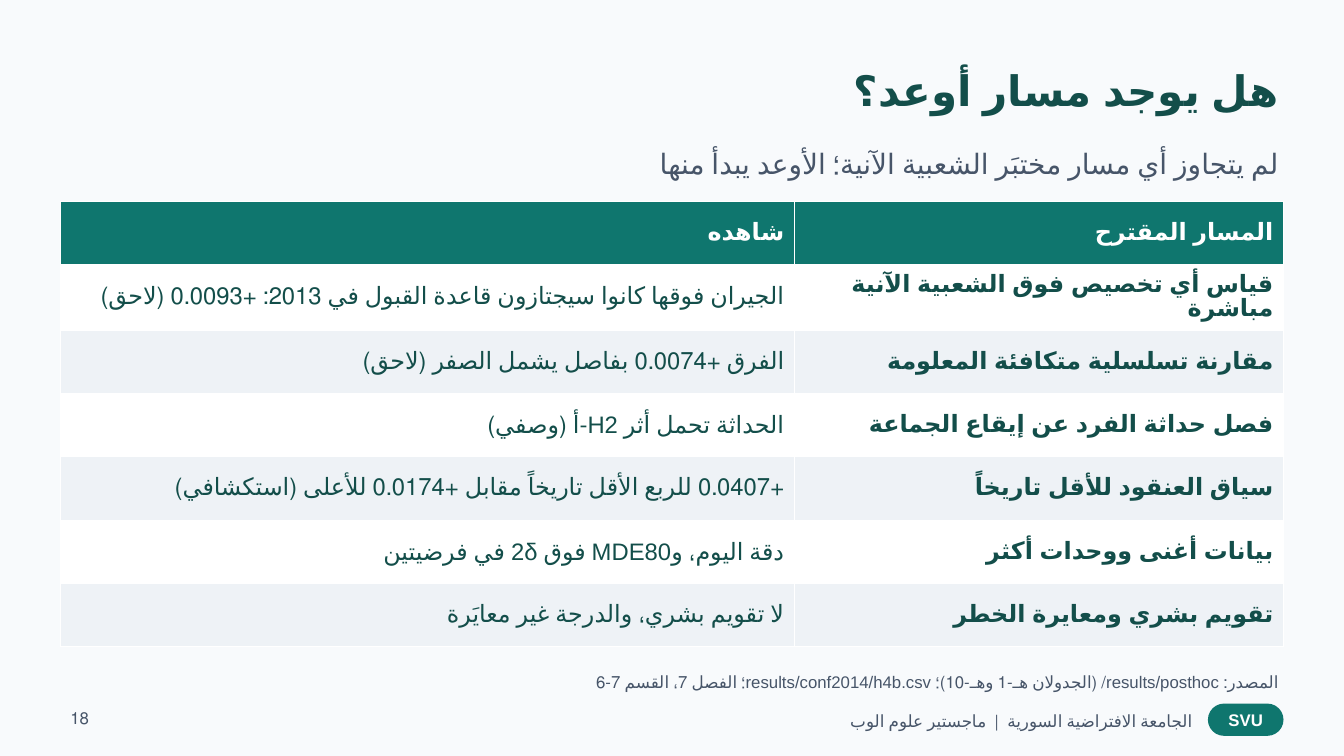
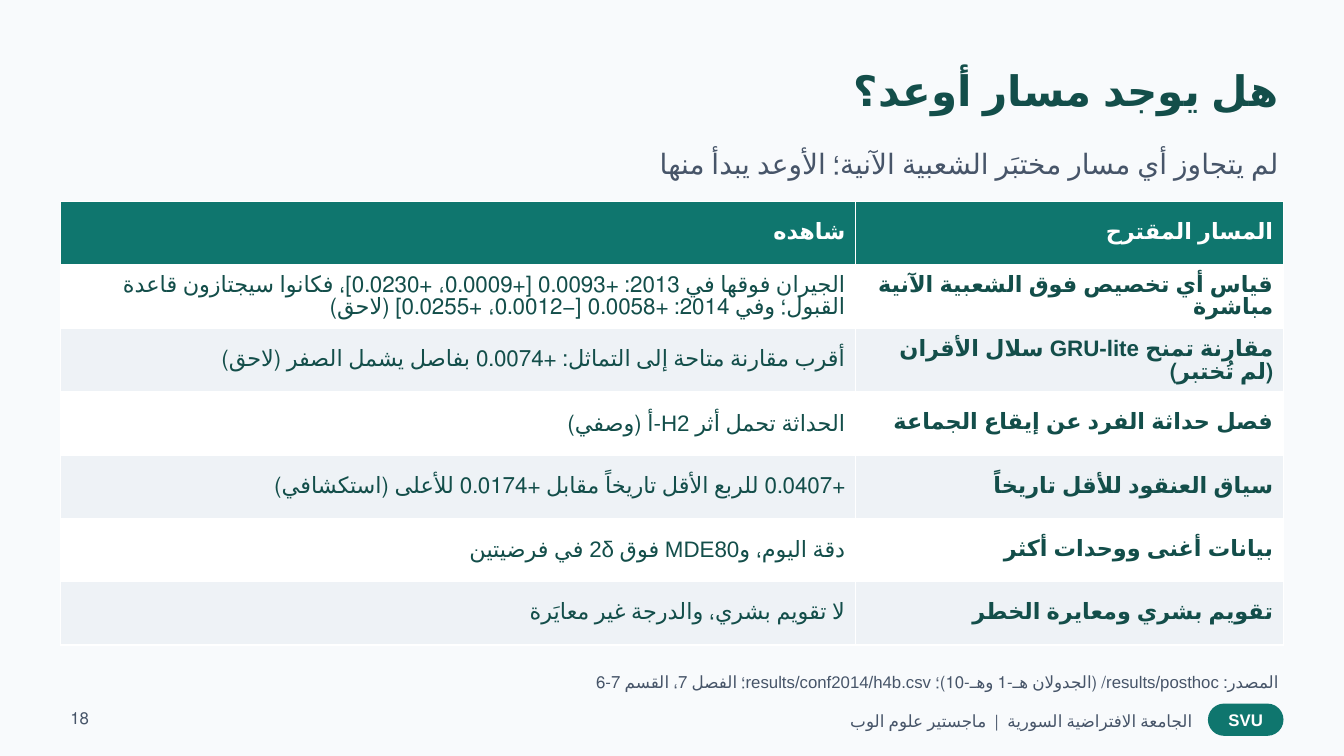
Before and after one commit to kkarhali/rec-eLearning-sys, a slide deck: slide 18 of deliverables/07-presentation/العرض-التقديمي.pptx. Drawn at 1344x756 pixels with LibreOffice and Linux fonts; fonts in the diff are those of the drawing. Boxes give left, top, right and bottom in pixels: in the first picture for what was removed or moved away, otherwise in the second. Text is boxed around its words. In the diff, an @@ line names an element or a change of style, - is before the commit and + after.

```diff
--- a/deliverables/07-presentation/العرض-التقديمي.pptx
+++ b/deliverables/07-presentation/العرض-التقديمي.pptx
@@ table at <box>60,202,1285,645</box> @@
-row 2, column 1: الجيران فوقها كانوا سيجتازون قاعدة القبول في 2013: +0.0093 (لاحق)
+row 2, column 1: الجيران فوقها في 2013: +0.0093 [+0.0009، +0.0230]، فكانوا سيجتازون قاعدة القبول؛ وفي 2014: +0.0058 [−0.0012، +0.0255] (لاحق)
-row 3, column 1: الفرق +0.0074 بفاصل يشمل الصفر (لاحق)
+row 3, column 1: أقرب مقارنة متاحة إلى التماثل: +0.0074 بفاصل يشمل الصفر (لاحق)
-row 3, column 2: مقارنة تسلسلية متكافئة المعلومة
+row 3, column 2: مقارنة تمنح GRU-lite سلال الأقران (لم تُختبر)
@@ size 17 to 16 pt in "شاهده", "المسار المقترح", "قياس أي تخصيص فوق الشعبية الآنية مباشرة", "الحداثة تحمل أثر H2-أ (وصفي)" and 7 more places @@
```
Also in this commit, not shown: 5 other slides changed, 17 other files.
